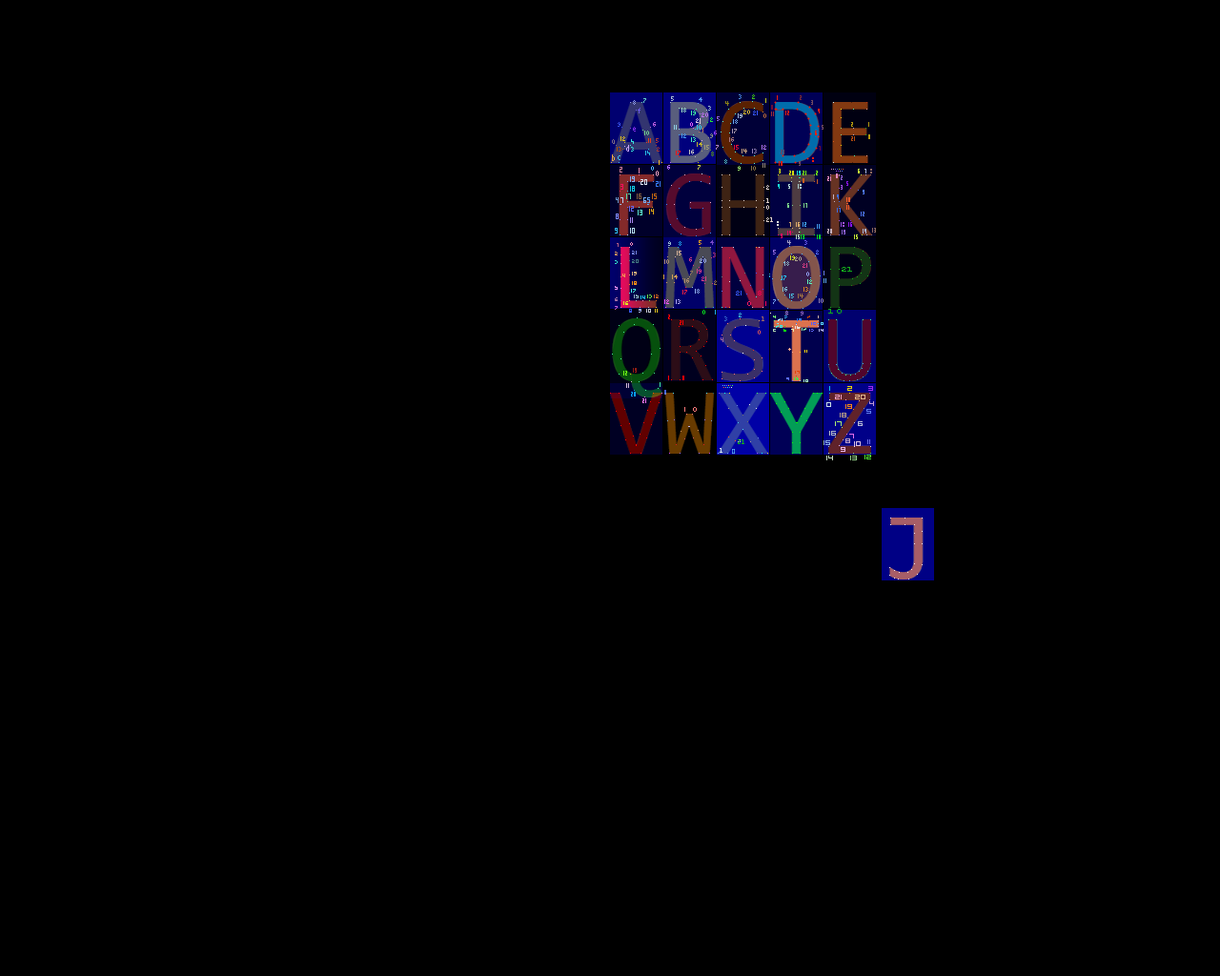
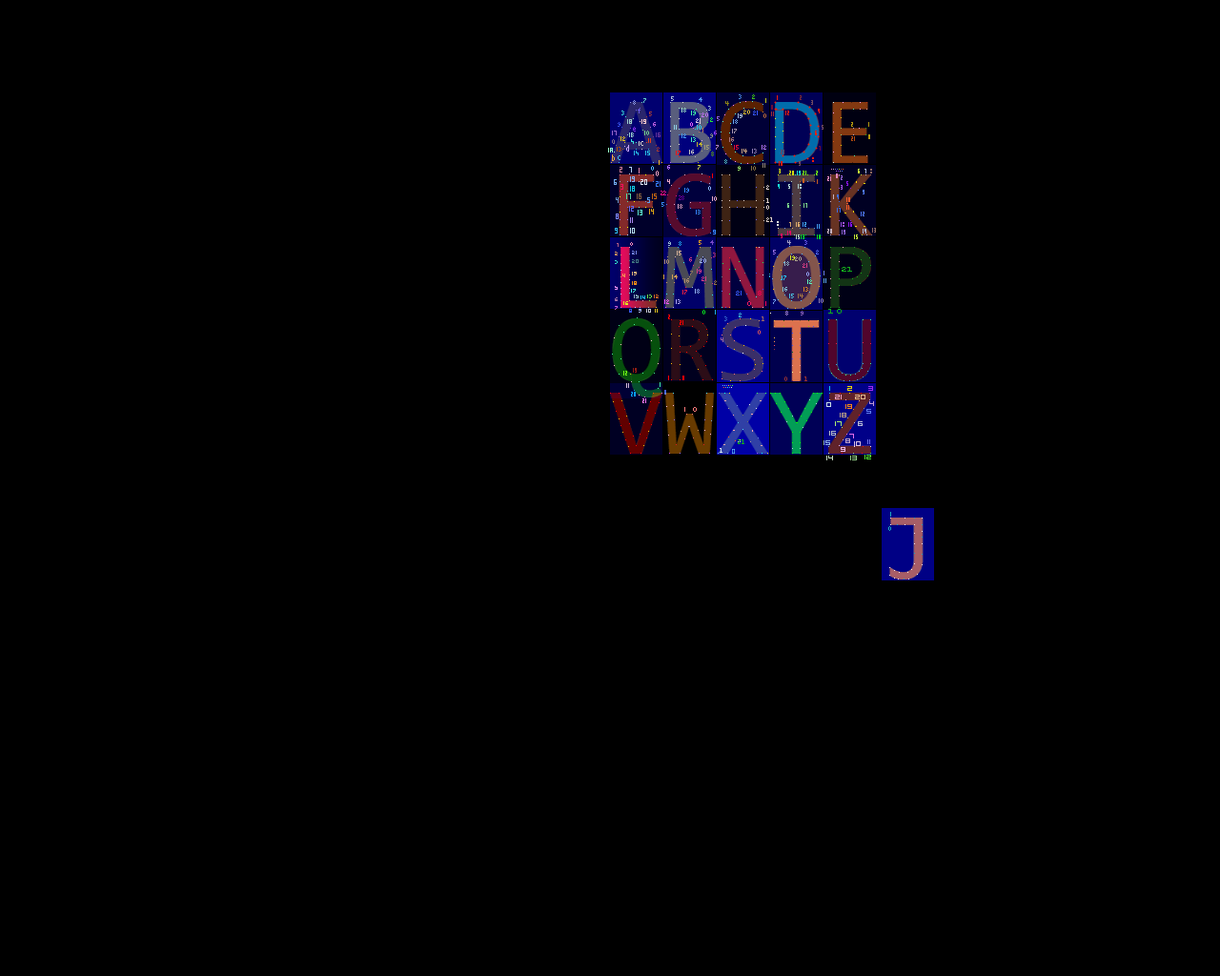
Layers edited between the first and the second 1220px x 976px image:
painted on "Layer 12" over [608, 110, 661, 156]
showed "Shape 6" over [611, 102, 663, 164]
added layer "Layer 60" in group "C" over [720, 101, 749, 164]
added layer "Layer 68" in group "E" over [833, 102, 861, 153]
added layer "Layer 59" in group "J" over [888, 511, 923, 580]
painted on "Layer 35" over [660, 173, 717, 235]
added layer "Layer 66" in group "F" over [619, 174, 647, 228]
painted on "Layer 23" over [613, 166, 650, 205]
added layer "Layer 56" in group "I" over [784, 181, 810, 229]
painted on "Layer 25" over [785, 174, 832, 236]
added layer "Layer 69" in group "K" over [829, 181, 866, 227]
added layer "Layer 57" in group "M" over [666, 255, 714, 296]
added layer "Layer 75" in group "N" over [722, 259, 764, 295]
added layer "Layer 71" in group "O" over [773, 263, 820, 309]
added layer "Layer 65" in group "Q" over [613, 334, 659, 396]
added layer "Layer 70" in group "R" over [671, 333, 709, 370]
added layer "Layer 72" in group "V" over [613, 400, 650, 448]
added layer "Layer 77" in group "S" over [723, 318, 764, 382]
painted on "Layer 15" over [773, 315, 824, 383]
added layer "Layer 74" in group "U" over [828, 330, 872, 354]
added layer "Layer 76" in group "W" over [666, 404, 714, 436]
added layer "Layer 79" in group "X" over [723, 400, 763, 447]
added layer "Layer 61" in group "Y" over [786, 399, 818, 450]
added layer "Layer 73" in group "Z" over [839, 392, 864, 454]
…and 7 more changes (6 added, 1 painted)
